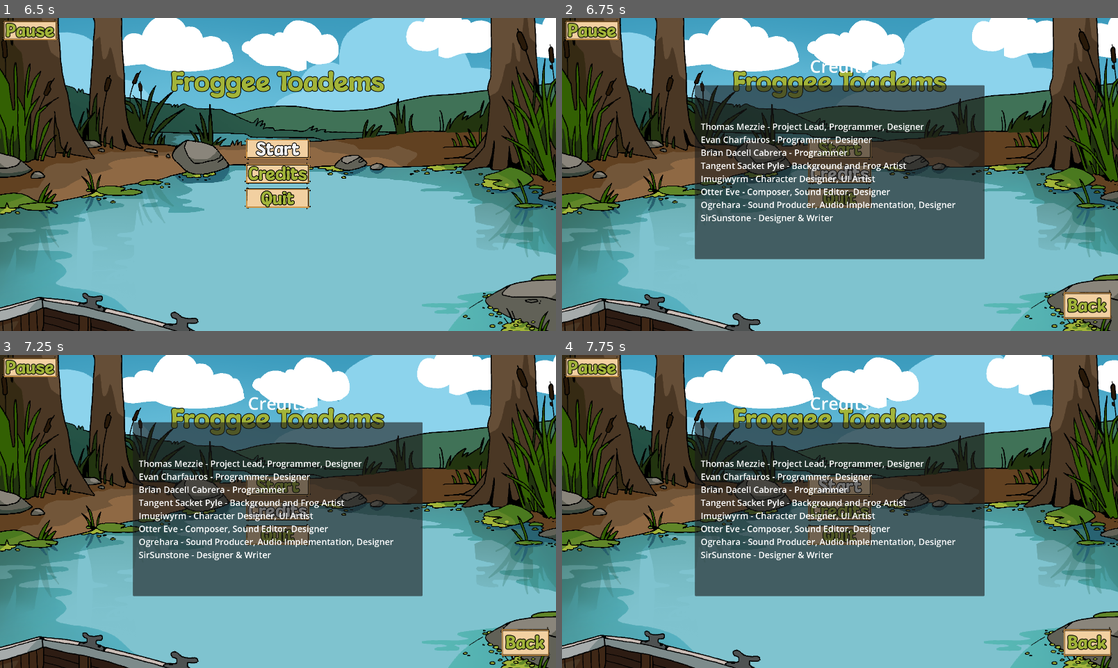
Above: before the commit, frames 1-4 (two rows, left to right).
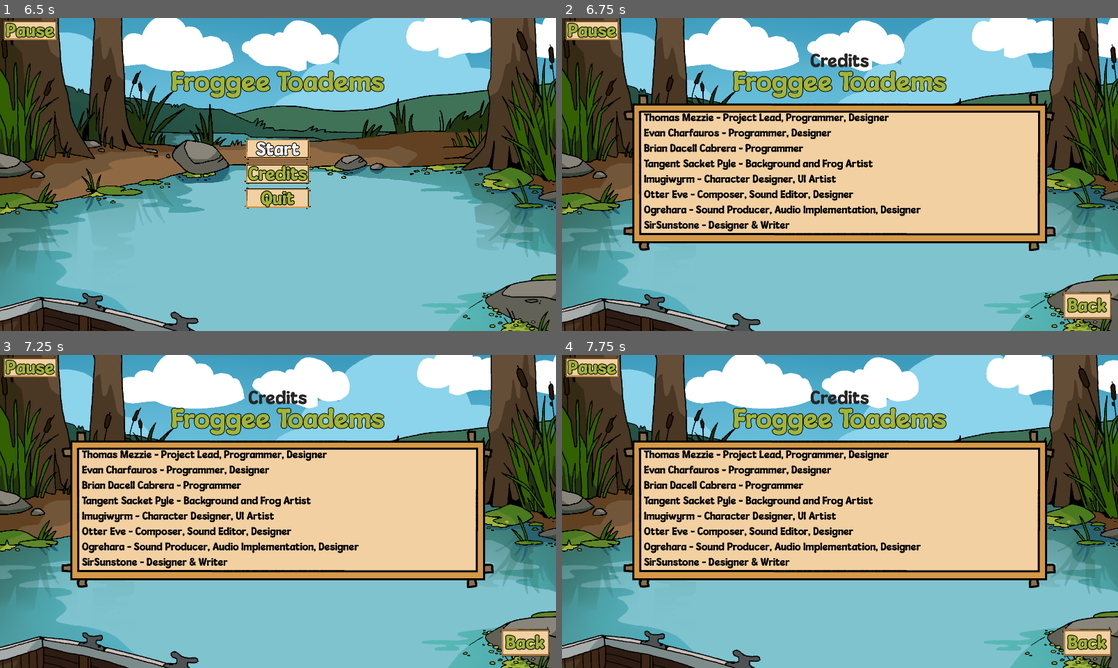
Above: after the commit, the same moments.

Repository: NotTom31/FroggeeToadems
Game: Godot game, scene res://Scenes/Levels/Main.tscn
Two runs of this game, one before a commit and one after it. Both use one fixed random seed, a clock stepped at 60 frames per second and the inputs below.
Inputs (mouse positions are in pixels of both pictures, inside the frame that each line leads up to):
- Up to frame 1 (6.5 s): click "Start" at 0.5 s; click "Start" at 1.25 s; move the mouse to (400, 158) at 2.02 s; hold Right (ui_right) 2.03-3.53 s; click (400, 158) at 2.17 s; tap Up (ui_up) at 2.27, 3.02, 4.52, 5.27, 6.02 s; move the mouse to (166, 190) at 2.77 s; click (166, 190) at 2.92 s; move the mouse to (333, 105) at 3.52 s; hold Left (ui_left) 3.53-4.28 s; click (333, 105) at 3.67 s; move the mouse to (250, 237) at 4.27 s; hold Right (ui_right) 4.28-5.78 s; click (250, 237) at 4.42 s; move the mouse to (444, 221) at 5.02 s; click (444, 221) at 5.17 s; move the mouse to (111, 127) at 5.77 s; hold Left (ui_left) from 5.78 s (still down); click (111, 127) at 5.92 s
- Up to frame 2 (6.75 s): move the mouse to (867, 174) at 6.52 s; release Left (ui_left) at 6.53 s; hold Right (ui_right) from 6.53 s (still down); click (867, 174) at 6.67 s
- Up to frame 3 (7.25 s): keep holding Right (ui_right)
- Up to frame 4 (7.75 s): move the mouse to (756, 433) at 7.27 s; release Right (ui_right) at 7.28 s; hold Left (ui_left) from 7.28 s (still down); click (756, 433) at 7.42 s; tap Up (ui_up) at 7.52 s

Frame 1 is identical in both runs. In frame 2, 39% of the frame differs, in the area x 11-89%, y 11-78%; in frame 3, 39%; in frame 4, 39%.

Commit message:
Use button image on settings and credits

Diff:
--- a/Code/UI/canvas_shop.gd
+++ b/Code/UI/canvas_shop.gd
@@ -17,7 +17,7 @@
 	if get_tree().root.get_child(0) is Main:
 		if get_tree().root.get_child(0).get_node("LevelManager") is LevelManager:
 			get_tree().root.get_child(0).get_node("LevelManager").check_frog_total()
-		else : $Menu/SettingsMenu/Panel/MarginContainer2/HBoxContainer/SoundManager.change_music_layer(0)
+		else : get_tree().root.get_child(0).sound_manager.change_music_layer(0)
 
 func _on_open_button_pressed() -> void:
 	if get_tree().root.get_child(0) is Main:
--- a/Scenes/Levels/Main.tscn
+++ b/Scenes/Levels/Main.tscn
@@ -7,7 +7,7 @@
 
 [node name="Main" type="Node2D" node_paths=PackedStringArray("sound_manager", "background")]
 script = ExtResource("1_aqv4j")
-sound_manager = NodePath("Canvas_Pause/Menu/SettingsMenu/Panel/MarginContainer2/HBoxContainer/SoundManager")
+sound_manager = NodePath("Canvas_Pause/Menu/SettingsMenu/Button1/MarginContainer2/HBoxContainer/SoundManager")
 background = NodePath("Background")
 
 [node name="Background" parent="." instance=ExtResource("2_xhy1p")]
--- a/Scenes/Managers/sound_manager.tscn
+++ b/Scenes/Managers/sound_manager.tscn
@@ -15,10 +15,6 @@
 script = ExtResource("1_spyt0")
 
 [node name="AudioManagerControls" parent="." instance=ExtResource("2_jp7r5")]
-offset_left = 608.0
-offset_top = 224.0
-offset_right = 608.0
-offset_bottom = 224.0
 
 [node name="MainSlider" parent="AudioManagerControls/HBoxContainer/VBoxContainer" index="0"]
 value = 0.6
--- a/Scenes/UI/AudioManagerControls.tscn
+++ b/Scenes/UI/AudioManagerControls.tscn
@@ -1,4 +1,6 @@
-[gd_scene format=3 uid="uid://bw0yhqbfc0xq"]
+[gd_scene load_steps=2 format=3 uid="uid://bw0yhqbfc0xq"]
+
+[ext_resource type="FontFile" uid="uid://bg5wgh22jq31n" path="res://Assets/Fonts/MouldyCheeseRegular-WyMWG.ttf" id="1_wb8nh"]
 
 [node name="AudioManagerControls" type="Control"]
 layout_mode = 3
@@ -23,18 +25,30 @@
 
 [node name="Label" type="Label" parent="HBoxContainer/VBoxContainer3"]
 layout_mode = 2
+theme_override_colors/font_color = Color(0, 0, 0, 1)
+theme_override_fonts/font = ExtResource("1_wb8nh")
+theme_override_font_sizes/font_size = 23
 text = "Master"
 
 [node name="Label2" type="Label" parent="HBoxContainer/VBoxContainer3"]
 layout_mode = 2
+theme_override_colors/font_color = Color(0, 0, 0, 1)
+theme_override_fonts/font = ExtResource("1_wb8nh")
+theme_override_font_sizes/font_size = 23
 text = "Music"
 
 [node name="Label3" type="Label" parent="HBoxContainer/VBoxContainer3"]
 layout_mode = 2
+theme_override_colors/font_color = Color(0, 0, 0, 1)
+theme_override_fonts/font = ExtResource("1_wb8nh")
+theme_override_font_sizes/font_size = 23
 text = "SFX"
 
 [node name="Label4" type="Label" parent="HBoxContainer/VBoxContainer3"]
 layout_mode = 2
+theme_override_colors/font_color = Color(0, 0, 0, 1)
+theme_override_fonts/font = ExtResource("1_wb8nh")
+theme_override_font_sizes/font_size = 23
 text = "Atmosphere"
 
 [node name="VBoxContainer" type="VBoxContainer" parent="HBoxContainer"]
--- a/Scenes/UI/CreditsMenu.tscn
+++ b/Scenes/UI/CreditsMenu.tscn
@@ -1,7 +1,9 @@
-[gd_scene load_steps=3 format=3 uid="uid://blj7k800h40f"]
+[gd_scene load_steps=5 format=3 uid="uid://blj7k800h40f"]
 
 [ext_resource type="Script" path="res://Code/UI/credits_menu.gd" id="1_etfey"]
+[ext_resource type="FontFile" uid="uid://bg5wgh22jq31n" path="res://Assets/Fonts/MouldyCheeseRegular-WyMWG.ttf" id="2_ruutv"]
 [ext_resource type="PackedScene" uid="uid://baeaj55y6xd38" path="res://Scenes/UI/BlankButton.tscn" id="3_4ra3i"]
+[ext_resource type="Texture2D" uid="uid://wptdqqdmjfw5" path="res://Assets/Art/button1.png" id="3_ind4y"]
 
 [node name="CreditsMenu" type="Control"]
 layout_mode = 3
@@ -33,41 +35,38 @@
 
 [node name="Label" type="Label" parent="MarginContainer/VBoxContainer"]
 layout_mode = 2
+theme_override_colors/font_color = Color(0.151276, 0.151276, 0.151276, 1)
+theme_override_fonts/font = ExtResource("2_ruutv")
 theme_override_font_sizes/font_size = 60
 text = "Credits"
 horizontal_alignment = 1
 vertical_alignment = 1
 
-[node name="Panel" type="Panel" parent="."]
-custom_minimum_size = Vector2(1000, 600)
-layout_mode = 1
-anchors_preset = 8
-anchor_left = 0.5
-anchor_top = 0.5
-anchor_right = 0.5
-anchor_bottom = 0.5
-offset_left = -500.0
-offset_top = -300.0
-offset_right = 500.0
-offset_bottom = 300.0
-grow_horizontal = 2
-grow_vertical = 2
+[node name="Button1" type="Sprite2D" parent="."]
+position = Vector2(960, 540)
+texture = ExtResource("3_ind4y")
 
-[node name="MarginContainer" type="MarginContainer" parent="Panel"]
-layout_mode = 1
+[node name="MarginContainer" type="MarginContainer" parent="Button1"]
 anchors_preset = 15
 anchor_right = 1.0
 anchor_bottom = 1.0
+offset_left = -746.0
+offset_top = -272.0
+offset_right = -746.0
+offset_bottom = -272.0
 grow_horizontal = 2
 grow_vertical = 2
-theme_override_constants/margin_left = 20
-theme_override_constants/margin_top = 20
+theme_override_constants/margin_left = 70
+theme_override_constants/margin_top = 22
 theme_override_constants/margin_right = 20
 theme_override_constants/margin_bottom = 20
 
-[node name="Label" type="Label" parent="Panel/MarginContainer"]
+[node name="Label" type="Label" parent="Button1/MarginContainer"]
 layout_mode = 2
-theme_override_font_sizes/font_size = 30
+theme_override_colors/font_color = Color(0, 0, 0, 1)
+theme_override_constants/line_spacing = 18
+theme_override_fonts/font = ExtResource("2_ruutv")
+theme_override_font_sizes/font_size = 34
 text = "Thomas Mezzie - Project Lead, Programmer, Designer
 Evan Charfauros - Programmer, Designer
 Brian Dacell Cabrera - Programmer
--- a/Scenes/UI/SettingsMenu.tscn
+++ b/Scenes/UI/SettingsMenu.tscn
@@ -1,7 +1,8 @@
-[gd_scene load_steps=4 format=3 uid="uid://cecmdnni7erii"]
+[gd_scene load_steps=5 format=3 uid="uid://cecmdnni7erii"]
 
 [ext_resource type="Script" path="res://Code/UI/settings_menu.gd" id="1_iv60s"]
 [ext_resource type="PackedScene" uid="uid://1k1rcvp03xma" path="res://Scenes/Managers/sound_manager.tscn" id="2_4yrp4"]
+[ext_resource type="Texture2D" uid="uid://wptdqqdmjfw5" path="res://Assets/Art/button1.png" id="3_pyryx"]
 [ext_resource type="FontFile" uid="uid://bg5wgh22jq31n" path="res://Assets/Fonts/MouldyCheeseRegular-WyMWG.ttf" id="3_wy5wy"]
 
 [node name="SettingsMenu" type="Control"]
@@ -42,27 +43,18 @@
 horizontal_alignment = 1
 vertical_alignment = 1
 
-[node name="Panel" type="Panel" parent="."]
-custom_minimum_size = Vector2(1000, 600)
-layout_mode = 1
-anchors_preset = 8
-anchor_left = 0.5
-anchor_top = 0.5
-anchor_right = 0.5
-anchor_bottom = 0.5
-offset_left = -500.0
-offset_top = -300.0
-offset_right = 500.0
-offset_bottom = 300.0
-grow_horizontal = 2
-grow_vertical = 2
-mouse_filter = 1
+[node name="Button1" type="Sprite2D" parent="."]
+position = Vector2(982, 532)
+texture = ExtResource("3_pyryx")
 
-[node name="MarginContainer2" type="MarginContainer" parent="Panel"]
-layout_mode = 1
+[node name="MarginContainer2" type="MarginContainer" parent="Button1"]
 anchors_preset = 15
 anchor_right = 1.0
 anchor_bottom = 1.0
+offset_left = -746.0
+offset_top = -272.0
+offset_right = -746.0
+offset_bottom = -272.0
 grow_horizontal = 2
 grow_vertical = 2
 theme_override_constants/margin_left = 20
@@ -70,9 +62,11 @@
 theme_override_constants/margin_right = 20
 theme_override_constants/margin_bottom = 20
 
-[node name="HBoxContainer" type="HBoxContainer" parent="Panel/MarginContainer2"]
+[node name="HBoxContainer" type="HBoxContainer" parent="Button1/MarginContainer2"]
 layout_mode = 2
+size_flags_horizontal = 4
+size_flags_vertical = 4
 alignment = 1
 
-[node name="SoundManager" parent="Panel/MarginContainer2/HBoxContainer" instance=ExtResource("2_4yrp4")]
-position = Vector2(-144, 41)
+[node name="SoundManager" parent="Button1/MarginContainer2/HBoxContainer" instance=ExtResource("2_4yrp4")]
+scale = Vector2(2, 2)
--- a/Scenes/UI/canvas_settings.tscn
+++ b/Scenes/UI/canvas_settings.tscn
@@ -175,6 +175,7 @@
 libraries = {
 "": SubResource("AnimationLibrary_w5c88")
 }
+speed_scale = 1.25
 
 [node name="Menu" type="Control" parent="."]
 visible = false
